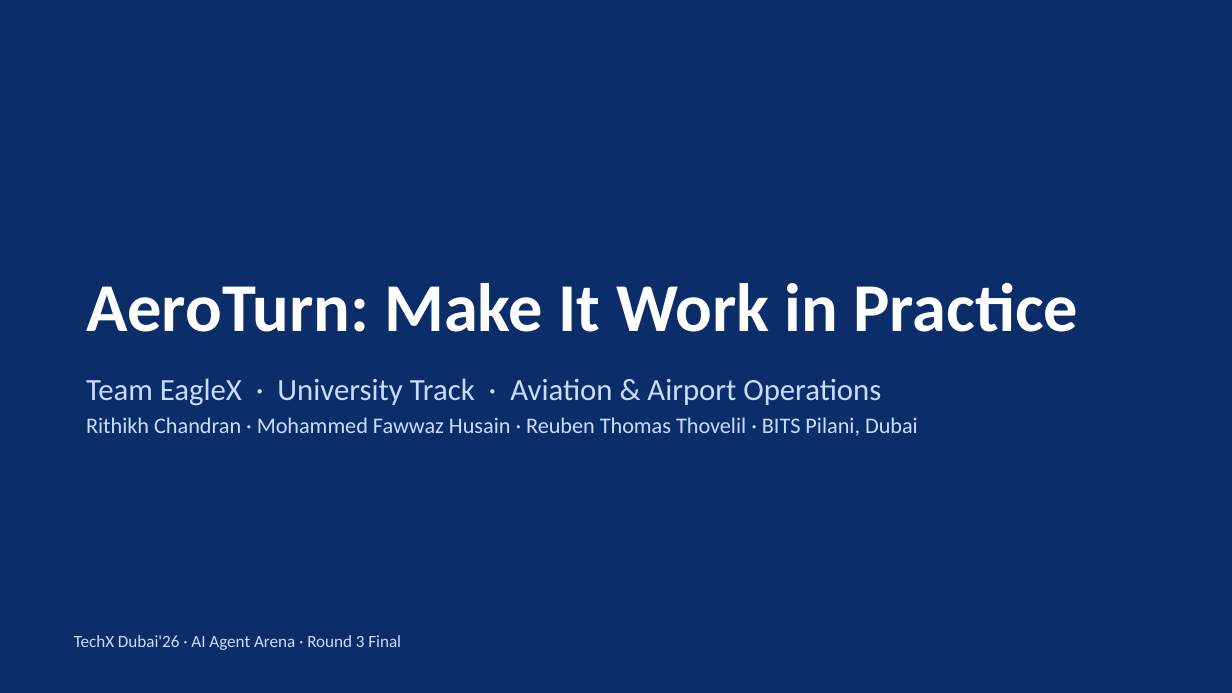
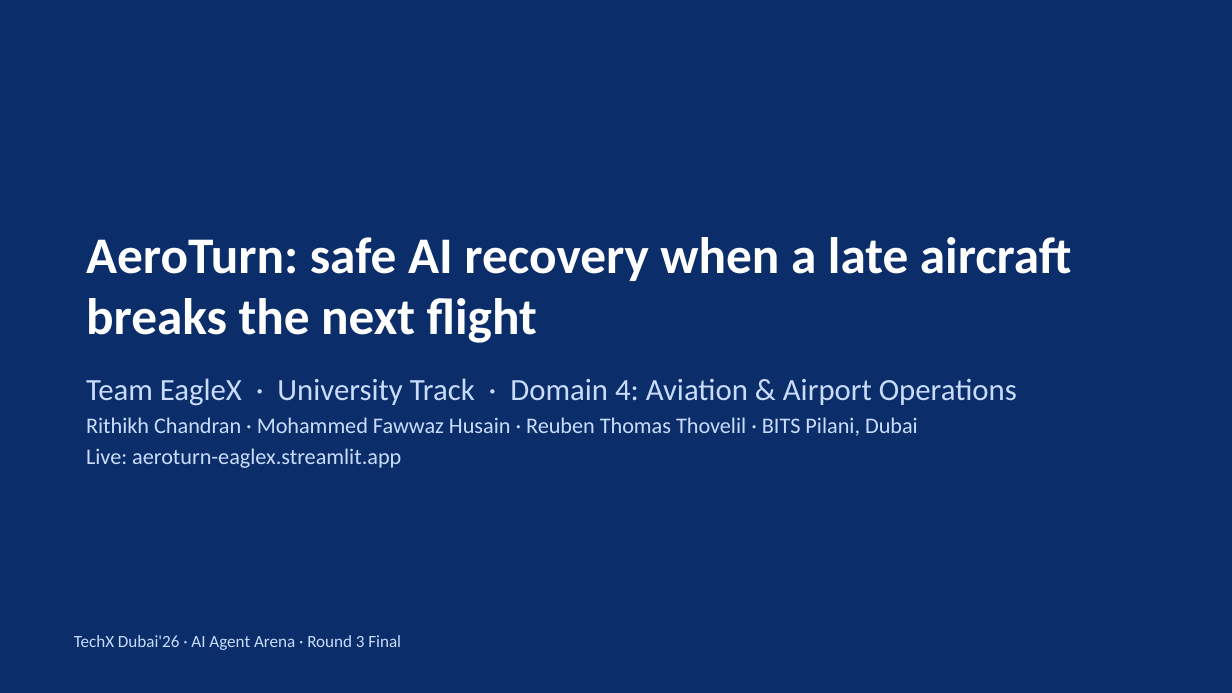
Before and after one commit to RithikhC/EagleX, a slide deck: slide 1 of docs/EagleX_Round3_Final.pptx. Drawn at 1232x693 pixels with LibreOffice and Linux fonts; fonts in the diff are those of the drawing. Boxes give left, top, right and bottom in pixels: in the first picture for what was removed or moved away, otherwise in the second. Text is boxed around its words. In the diff, an @@ line names an element or a change of style, - is before the commit and + after.

```diff
--- a/docs/EagleX_Round3_Final.pptx
+++ b/docs/EagleX_Round3_Final.pptx
@@ title at [86,237,1072,343]: text changed; size 40 to 30 pt @@
-AeroTurn: Make It Work in Practice
+AeroTurn: safe AI recovery when a late aircraft breaks the next flight
@@ text at [86,378,1017,406]: text changed @@
-Team EagleX · University Track · Aviation & Airport Operations
+Team EagleX · University Track · Domain 4: Aviation & Airport Operations
@@ text at [86,448,401,468]: paragraph added @@
+Live: aeroturn-eaglex.streamlit.app
```
Also in this commit, not shown: 11 other slides changed, 7 slides added, 1 slide removed, 13 other files.
